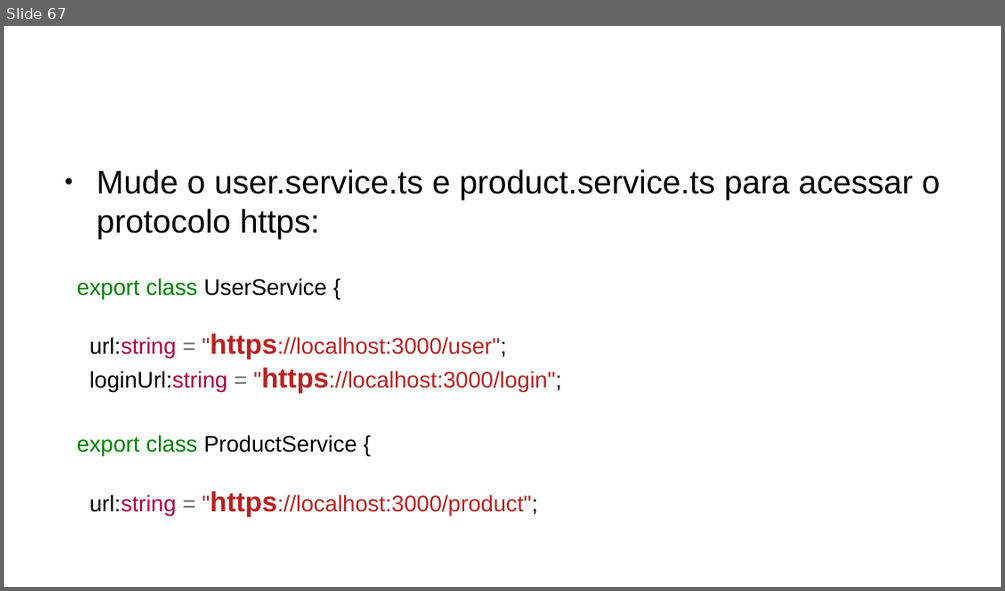
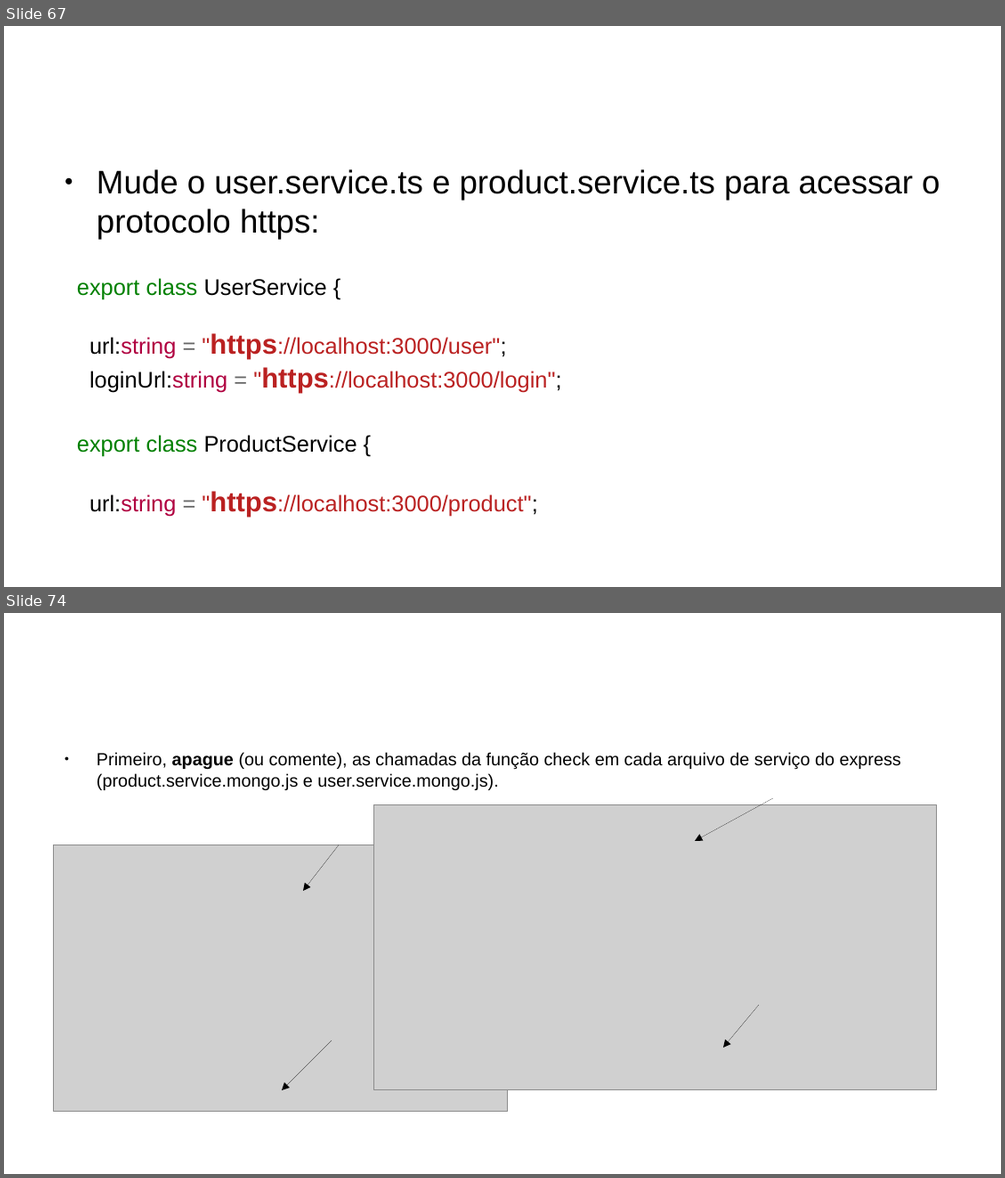
Before and after one commit to CCastro01/PIW-2019_1, a slide deck: SLIDES/14-Refatoração do Projeto CRUD.odp. Shown one above the other, each under a label of ours: slide 67 before the commit, slides 67 and 74 after it; the slides between them are not shown. The pictures are 1005x591 and 1005x1178 pixels, drawn with LibreOffice and Linux fonts; fonts in the diff are those of the drawing; grey boxes stand for pictures; background and template pictures are left out. Boxes give left, top, right and bottom in pixels: in the first picture for what was removed or moved away, otherwise in the second. Text is boxed around its words. In the diff, an @@ line names an element or a change of style, - is before the commit and + after.

```diff
--- a/SLIDES/14-Refatoração do Projeto CRUD.odp
+++ b/SLIDES/14-Refatoração do Projeto CRUD.odp
@@ slide 74 added at (x1=4, y1=613, x2=1001, y2=1174), background #FFFFFF @@
@@ text added at (x1=97, y1=752, x2=834, y2=790), 14 pt, text #000000 @@
+● Primeiro, apague (ou comente), as chamadas da função check em cada arquivo de serviço do express (product.service.mongo.js e user.service.mongo.js).
@@ title added at (x1=840, y1=755, x2=901, y2=769), 35.7 pt, text #FFFFFF @@
+Middleware no Express
@@ arrow added from (773, 798) to (695, 841), #000000 0 pt @@
@@ picture added at (x1=374, y1=804, x2=938, y2=1091) @@
@@ picture added at (x1=54, y1=844, x2=508, y2=1111) @@
@@ arrow added from (339, 844) to (303, 891), #000000 0 pt @@
@@ arrow added from (760, 1005) to (723, 1047), #000000 0 pt @@
@@ arrow added from (332, 1040) to (282, 1091), #000000 0 pt @@
```
Also in this commit, not shown: 8 other slides added, 18 other files.
